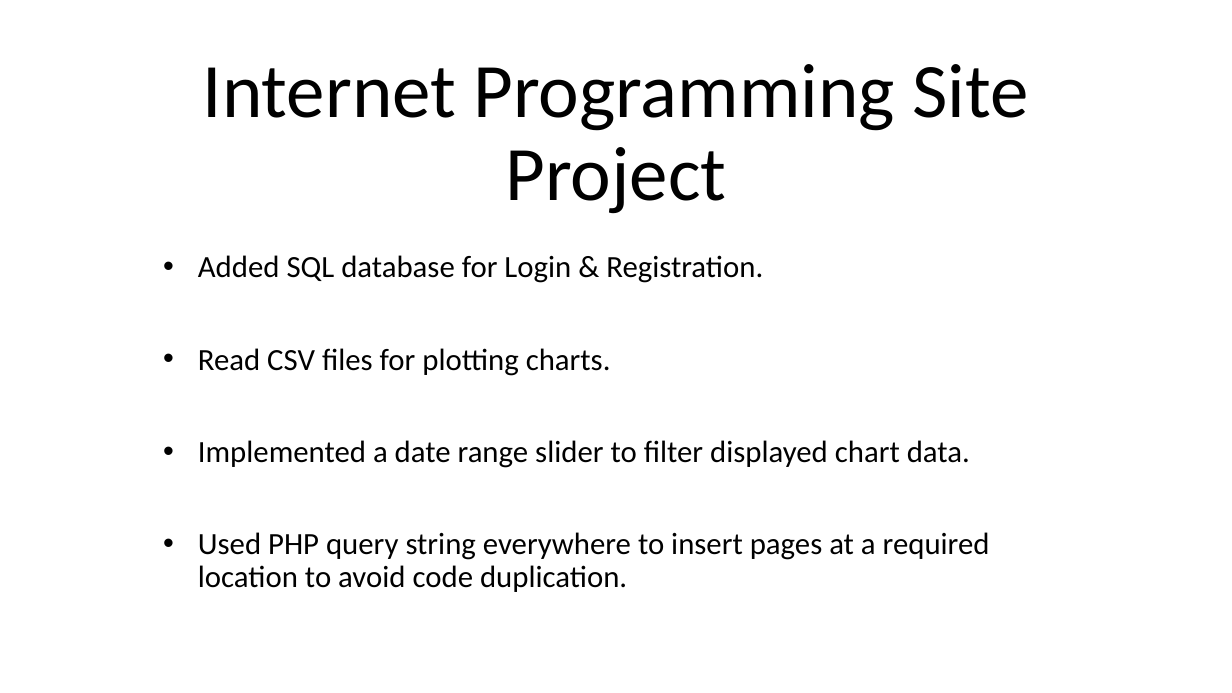
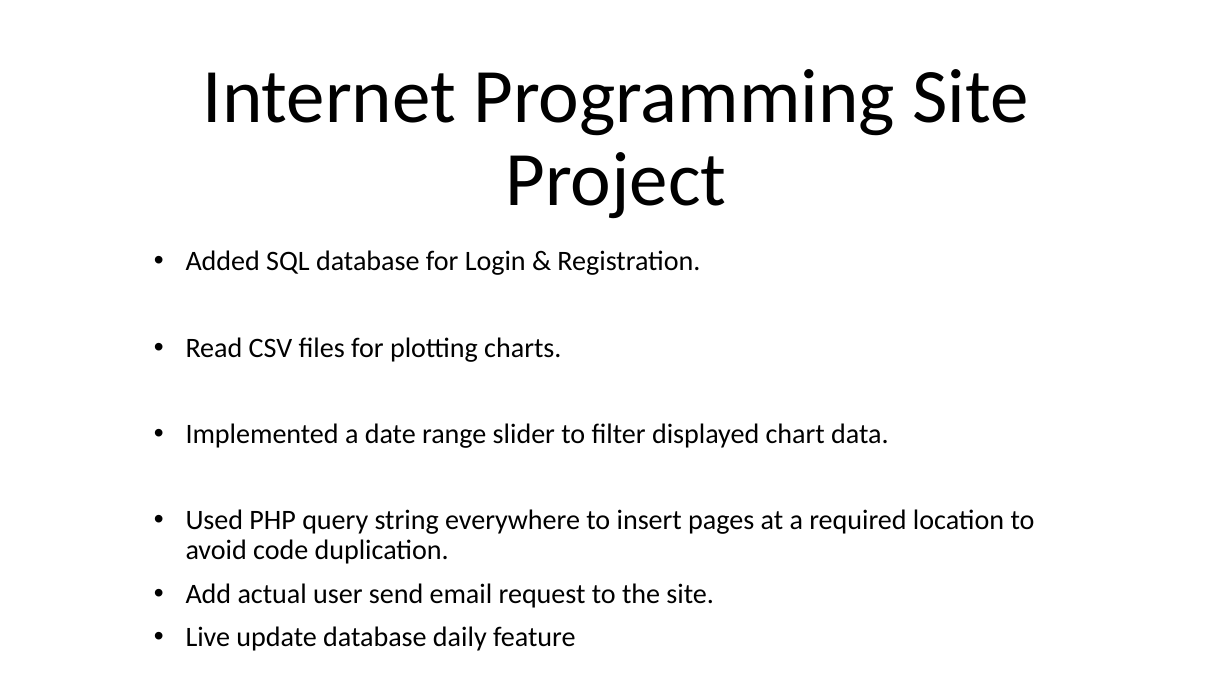
Before and after one commit to ashish-codebase/CSCE-Site, a slide deck: slide 1 of Internet Programming Site Project new edits.pptx. Drawn at 1232x693 pixels with LibreOffice and Linux fonts; fonts in the diff are those of the drawing. Boxes give left, top, right and bottom in pixels: in the first picture for what was removed or moved away, otherwise in the second. Text is boxed around its words. In the diff, an @@ line names an element or a change of style, - is before the commit and + after.

```diff
--- a/Internet Programming Site Project new edits.pptx
+++ b/Internet Programming Site Project new edits.pptx
@@ title "Internet Programming Site Project" moved from (x1=203, y1=64, x2=1028, y2=214) to (x1=203, y1=69, x2=1028, y2=219) @@
@@ subtitle at (x1=186, y1=250, x2=1035, y2=564): size 24 to 21.8 pt in "Added SQL database for Login & Registration.", "Read CSV files for plotting charts.", "Implemented a date range slider to filter ...", "Used PHP query string everywhere to insert ..."; indent changed @@
@@ subtitle at (x1=186, y1=583, x2=714, y2=651): paragraphs added @@
+• Add actual user send email request to the site.
+• Live update database daily feature
```
Also in this commit, not shown: 2 other files.
